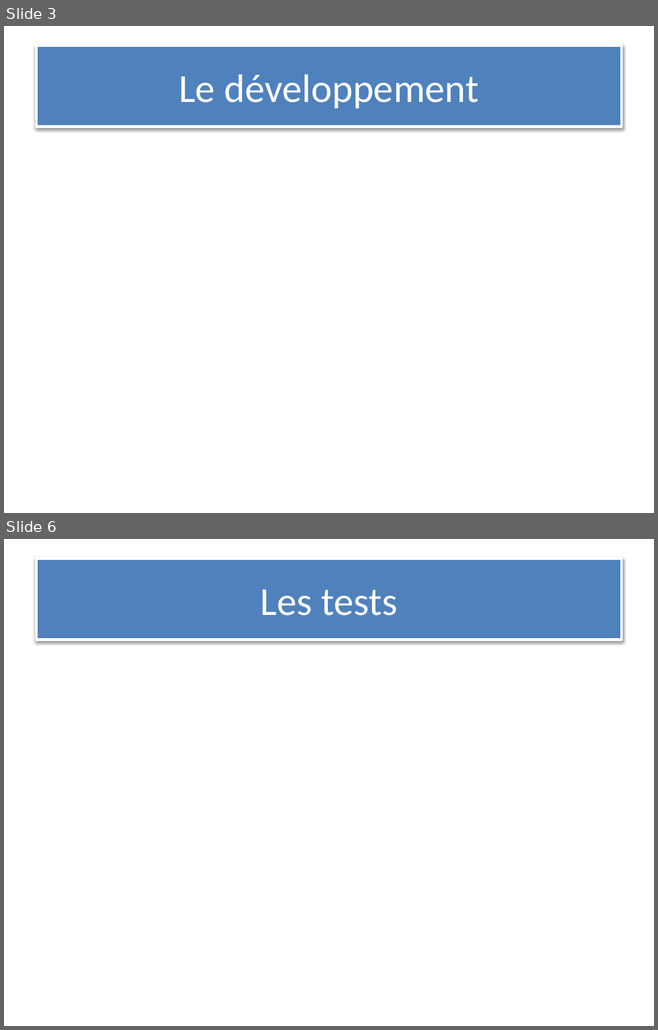
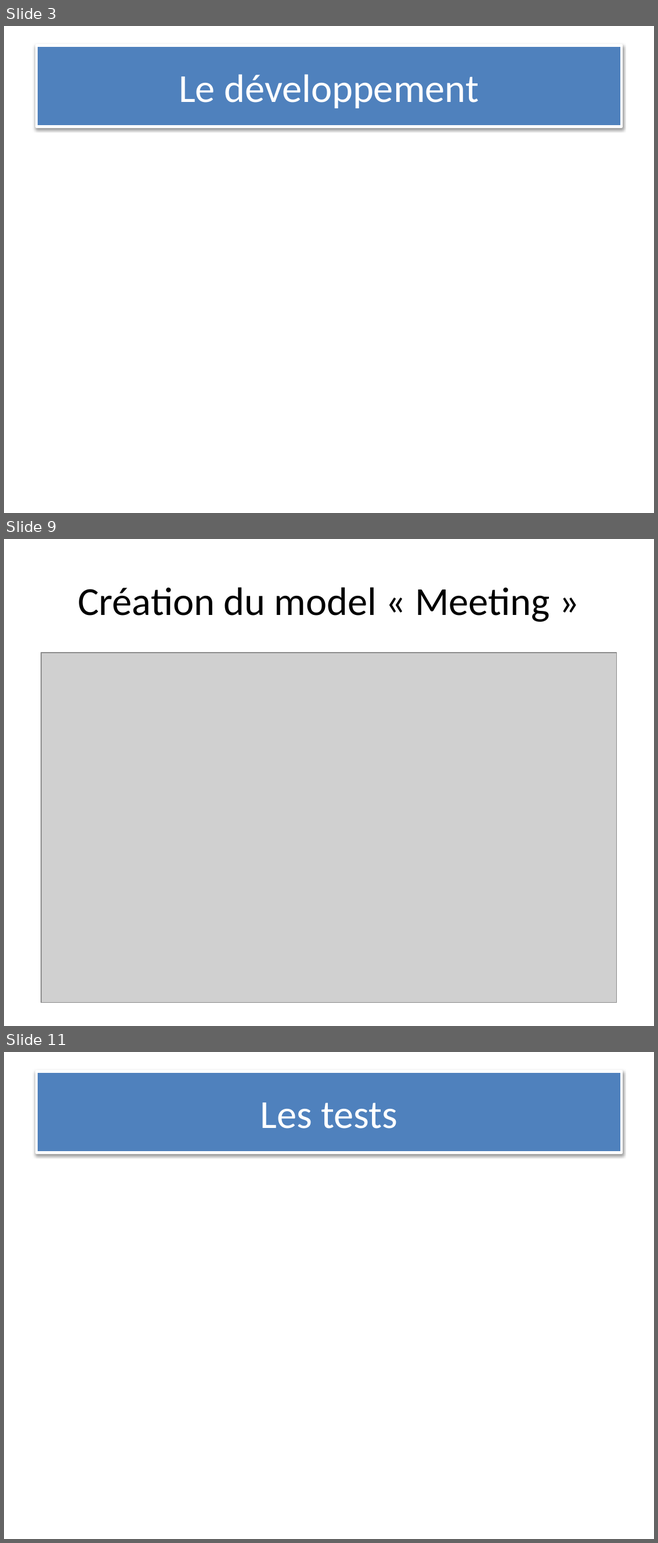
Before and after one commit to Luck-art/Projet_4_android, a slide deck: powerpoint/projet_4_powerpoint.pptx. Shown one above the other, each under a label of ours: slides 3 and 6 before the commit, slides 3, 9 and 11 after it; the slides between them are not shown. The pictures are 658x1030 and 658x1543 pixels, drawn with LibreOffice and Linux fonts; fonts in the diff are those of the drawing; grey boxes stand for pictures. Boxes give left, top, right and bottom in pixels: in the first picture for what was removed or moved away, otherwise in the second. Text is boxed around its words. In the diff, an @@ line names an element or a change of style, - is before the commit and + after.

```diff
--- a/powerpoint/projet_4_powerpoint.pptx
+++ b/powerpoint/projet_4_powerpoint.pptx
@@ slide 9 added at [4, 539, 654, 1026], background #FFFFFF @@
@@ title added at [78, 587, 549, 622], 44 pt, text #000000 @@
+Création du model « Meeting »
@@ picture added at [41, 653, 616, 1003] @@
@@ what was slide 6 is now slide 11 @@
```
Also in this commit, not shown: 8 slides changed, 8 other slides added, 2 slides removed, 7 other files.
